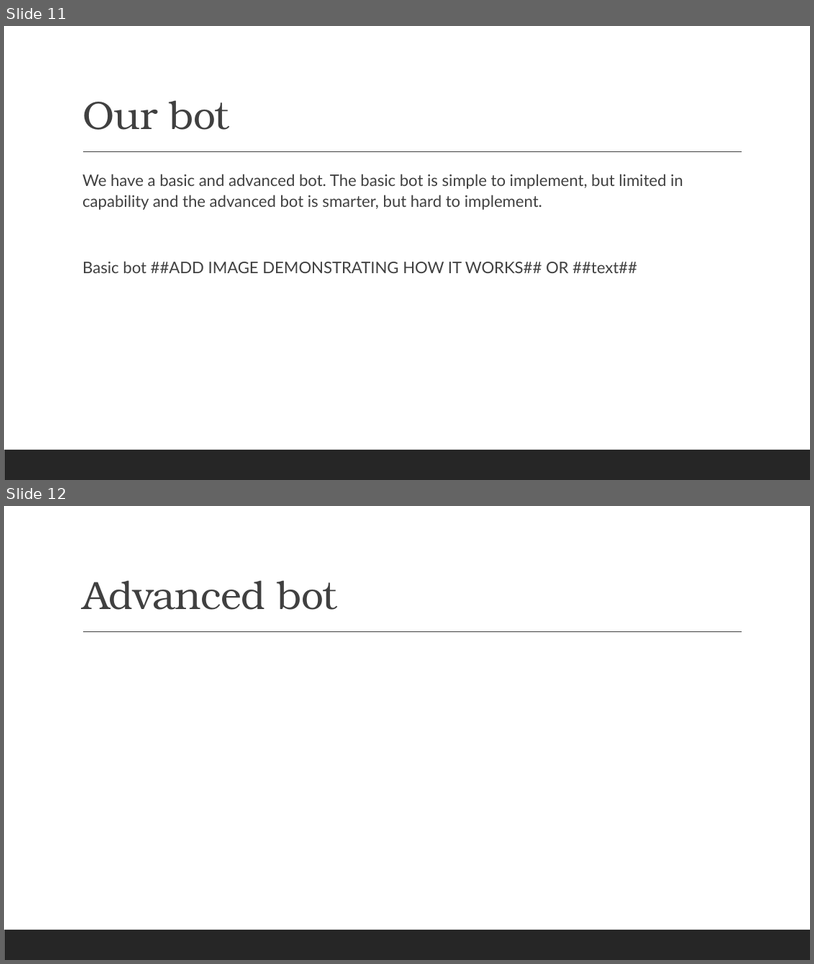
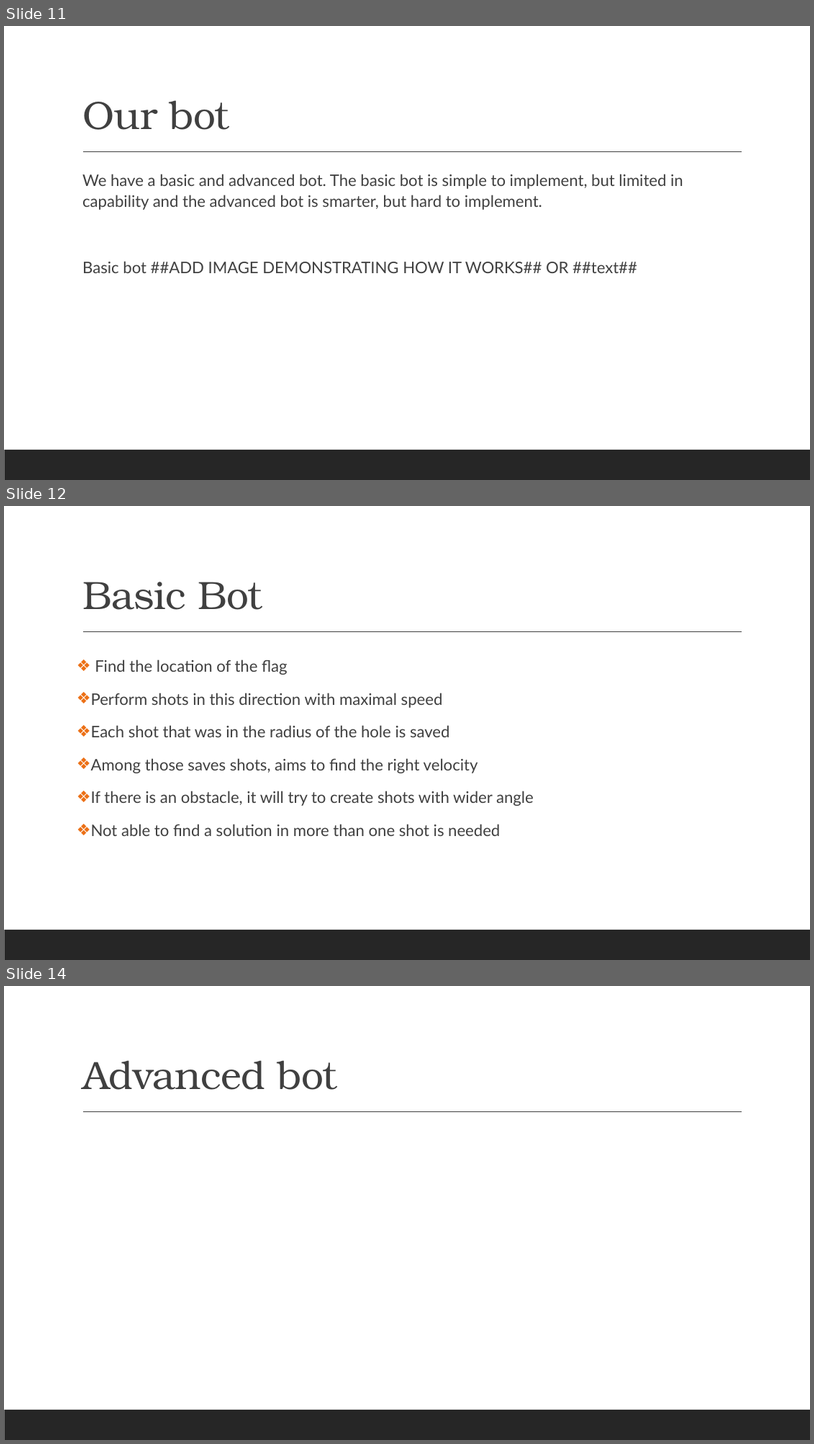
Before and after one commit to renesteeman/Project1-2_Group4, a slide deck: Crazy Putting phase 2.pptx. Shown one above the other, each under a label of ours: slides 11 and 12 before the commit, slides 11, 12 and 14 after it; the slides between them are not shown. The pictures are 814x964 and 814x1444 pixels, drawn with LibreOffice and Linux fonts; fonts in the diff are those of the drawing. Boxes give left, top, right and bottom in pixels: in the first picture for what was removed or moved away, otherwise in the second. Text is boxed around its words. In the diff, an @@ line names an element or a change of style, - is before the commit and + after.

Commit message:
Update of the presentation with the basic bot slide

```diff
--- a/Crazy Putting phase 2.pptx
+++ b/Crazy Putting phase 2.pptx
@@ slide 12 added at [4, 506, 810, 960], background #FFFFFF; not listed: 2 template elements that a slide beside it also shows @@
@@ title added at [82, 582, 262, 610], 47 pt, text #404040 @@
+Basic Bot
@@ text added at [91, 659, 534, 836], 19 pt, text #404040 @@
+❖ Find the location of the flag
+❖ Perform shots in this direction with maximal speed
+❖ Each shot that was in the radius of the hole is saved
+❖ Among those saves shots, aims to find the right velocity
+❖ If there is an obstacle, it will try to create shots with wider angle
+❖ Not able to find a solution in more than one shot is needed
@@ what was slide 12 is now slide 14 @@
```
Also in this commit, not shown: 1 other slide added.
